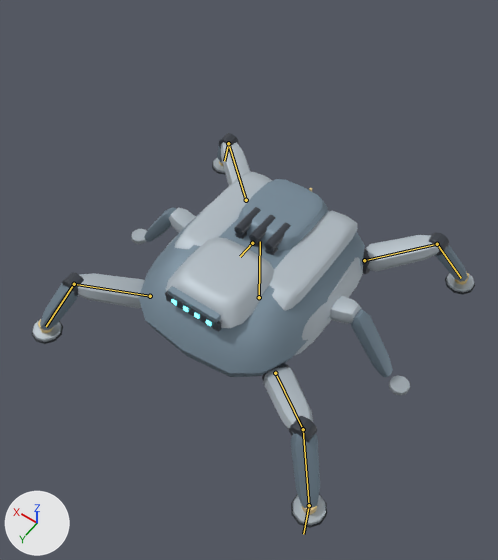
An edit to the FBX model unity/RogueCommandAssetAuthoring/Assets/RogueCommandExpansionSample/Models/ArachnidHexapod.fbx, drawn before and after from the same camera.
Both versions are drawn from a camera (50 mm lens) standing at (-3.56, 5.25, 8.77) and looking at (0.0, 0.28, 0.96). Lighting does not change. The marker at lower left points along +X, +Y and +Z. The first picture is the older version. The bones that change are drawn over the model as lines.

The first picture shows 'ArachnidHexapod_ArachnidHexapod_Emissive', 'ArachnidHexapod_ArachnidHexapod_Gunmetal', 'ArachnidHexapod_ArachnidHexapod_LightArmor', 'ArachnidHexapod_ArachnidHexapod_PrimaryArmor', 'ArachnidHexapod_ArachnidHexapod_Tread', 'ArachnidHexapod_ArachnidHexapod_Warning', 'ArachnidHexapod_ArachnidHexapod_WheelRim'.
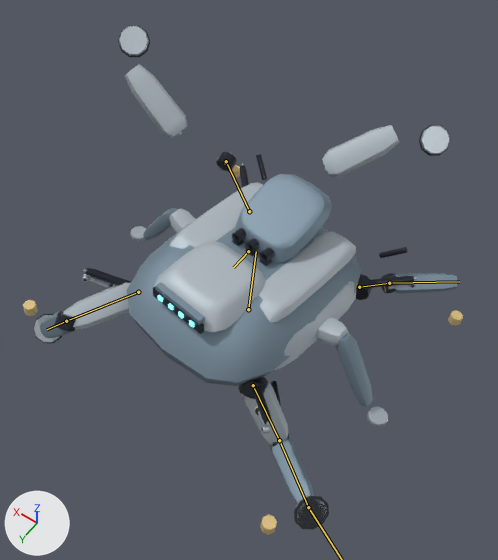
The newer file adds an action. The first version stands in its rest pose; the second is drawn at frame 30 of the action 'ArachnidHexapod_Armature|ArachnidHexapod_Action_Death'.

Not visible in the pictures: 'ArachnidHexapodSensor_AntennaMast'.

What the commit changed:
Bone 'Bone_Hull' (bone_bone_hull) moves from (0.0, 0.0, 0.0) to (0.0, 0.0, -0.28).
Bone 'Bone_Hull' (bone_bone_hull) turns from (0, 0, 0) to (5, -7, 2) degrees about its own x, y and z.
Bone 'Bone_Thigh_FL' (bone_bone_thigh_fl) turns from (0, 0, 0) to (86, -150, 3) degrees about its own x, y and z.
Bone 'Bone_Shin_FL' (bone_bone_shin_fl) turns from (0, 0, 0) to (1, 1, -7) degrees about its own x, y and z.
Bone 'Bone_Foot_FL' (bone_bone_foot_fl) turns from (0, 0, 0) to (14, 0, 0) degrees about its own x, y and z.
Bone 'Bone_Thigh_FR' (bone_bone_thigh_fr) turns from (0, 0, 0) to (-23, -17, 41) degrees about its own x, y and z.
Bone 'Bone_Shin_FR' (bone_bone_shin_fr) turns from (0, 0, 0) to (-8, -1, -6) degrees about its own x, y and z.
Bone 'Bone_Thigh_RL' (bone_bone_thigh_rl) turns from (0, 0, 0) to (14, -149, 60) degrees about its own x, y and z.
Bone 'Bone_Shin_RL' (bone_bone_shin_rl) turns from (0, 0, 0) to (-18, 4, 11) degrees about its own x, y and z.
Bone 'Bone_Thigh_RR' (bone_bone_thigh_rr) turns from (0, 0, 0) to (-15, -24, 11) degrees about its own x, y and z.
Bone 'Bone_Shin_RR' (bone_bone_shin_rr) turns from (0, 0, 0) to (7, 3, -21) degrees about its own x, y and z.
Bone 'Bone_TurretPitch' (bone_bone_turretpitch) turns from (0, 0, 0) to (-22, 0, 0) degrees about its own x, y and z.

What differs and where, as boxes [x1, y1, x2, y2] in the pictures (498 x 560 px):
'ArachnidHexapod_ArachnidHexapod_PrimaryArmor', posed: before [40, 146, 468, 508]; after [40, 153, 457, 504]
'ArachnidHexapod_Batch_LightArmor', now drawn: after [63, 64, 399, 446]
'ArachnidHexapod_ArachnidHexapod_LightArmor', no longer drawn: before [73, 142, 439, 434]
'ArachnidHexapod_Batch_Gunmetal', now drawn: after [54, 152, 414, 450]
'ArachnidHexapod_Batch_WheelRim', now drawn: after [34, 26, 450, 527]
'ArachnidHexapod_ArachnidHexapod_Gunmetal', no longer drawn: before [62, 133, 449, 443]
'ArachnidHexapod_ArachnidHexapod_WheelRim', posed, recoloured: before [32, 157, 474, 525]; after [23, 165, 463, 535]
'ArachnidHexapod_Batch_Tread', now drawn: after [33, 26, 450, 530]
'ArachnidHexapod_ArachnidHexapod_Tread', no longer drawn: before [32, 163, 475, 528]
'ArachnidHexapod_ArachnidHexapod_Warning', no longer drawn (mostly hidden): before [38, 161, 469, 515]
'ArachnidHexapod_Batch_Emissive', now drawn: after [158, 295, 194, 327]
'ArachnidHexapod_ArachnidHexapod_Emissive', no longer drawn: before [171, 299, 211, 326]
bone 'Bone_Hull', root to tip: before (259, 297) to (260, 241); after (248, 309) to (256, 251)
bone 'Bone_Thigh_FL', root to tip: before (275, 373) to (303, 429); after (253, 385) to (279, 440)
bone 'Bone_Shin_FL', root to tip: before (303, 429) to (309, 505); after (279, 440) to (308, 507)
bone 'Bone_Thigh_FR', root to tip: before (150, 296) to (74, 284); after (138, 292) to (66, 321)
bone 'Bone_Shin_FR', root to tip: before (74, 284) to (46, 326); after (66, 321) to (47, 329)
bone 'Bone_Thigh_RL', root to tip: before (364, 260) to (437, 244); after (359, 287) to (389, 283)
bone 'Bone_Shin_RL', root to tip: before (437, 244) to (461, 278); after (389, 283) to (459, 281)
bone 'Bone_Thigh_RR', root to tip: before (246, 200) to (228, 143); after (249, 211) to (226, 161)
bone 'Bone_Shin_RR', root to tip: before (228, 143) to (224, 161); after (226, 161) to (224, 164)
bone 'Bone_TurretPitch', root to tip: before (252, 243) to (240, 256); after (248, 251) to (233, 267)
